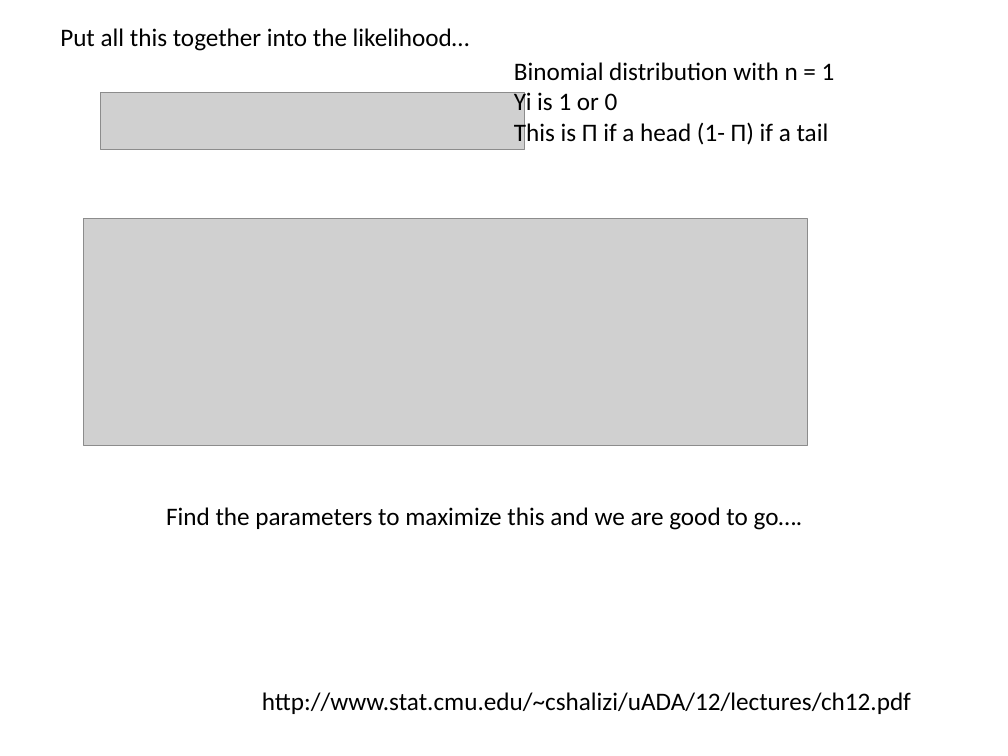
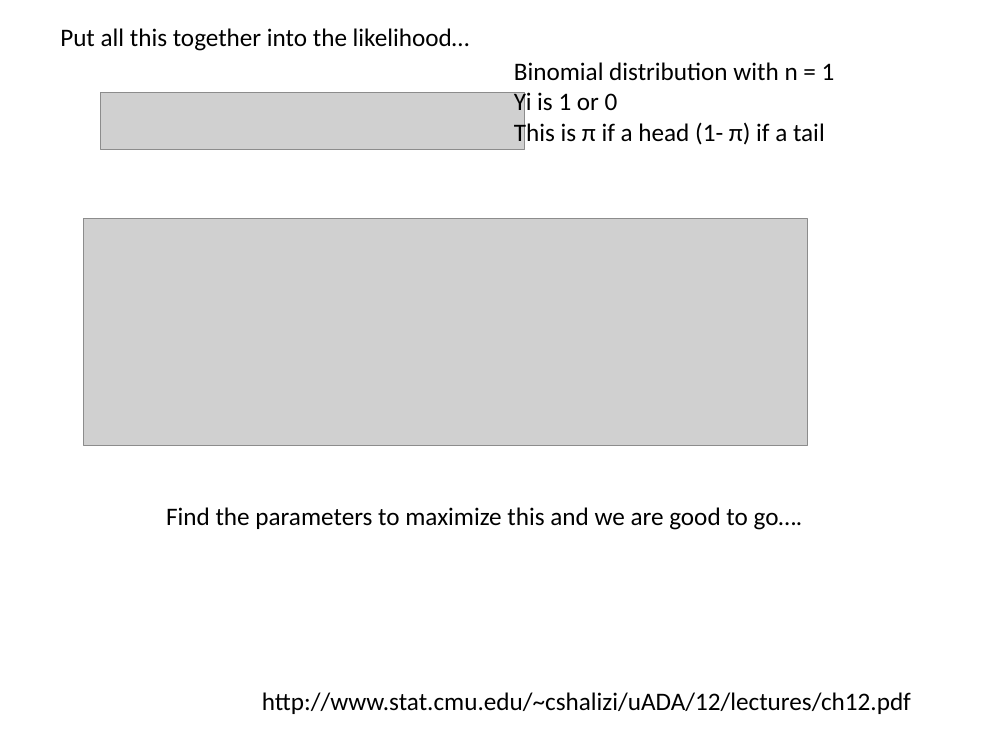
Before and after one commit to afodor/afodor.github.io, a slide deck: slide 26 of classes/stats2015/Lecture21.pptx. Drawn at 1008x756 pixels with LibreOffice and Linux fonts; fonts in the diff are those of the drawing; grey boxes stand for pictures. Boxes give left, top, right and bottom in pixels: in the first picture for what was removed or moved away, otherwise in the second. Text is boxed around its words. In the diff, an @@ line names an element or a change of style, - is before the commit and + after.

Commit message:
small changes to font for lecture 21

```diff
--- a/classes/stats2015/Lecture21.pptx
+++ b/classes/stats2015/Lecture21.pptx
@@ text at [514, 120, 825, 147]: text changed @@
-This is Π if a head (1- Π) if a tail
+This is π if a head (1- π) if a tail
```
